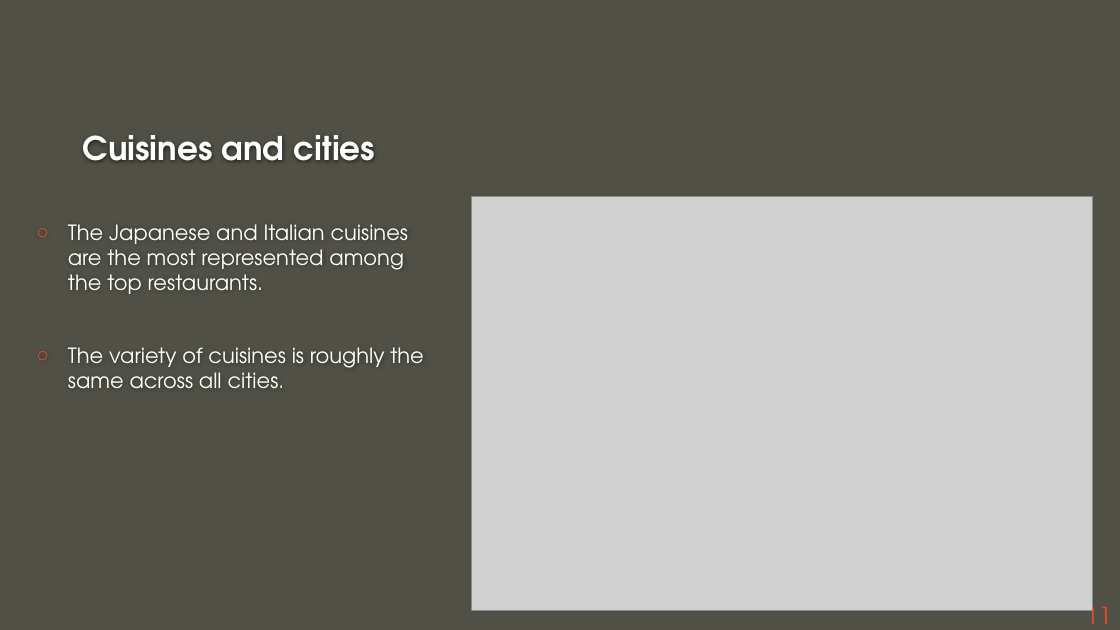
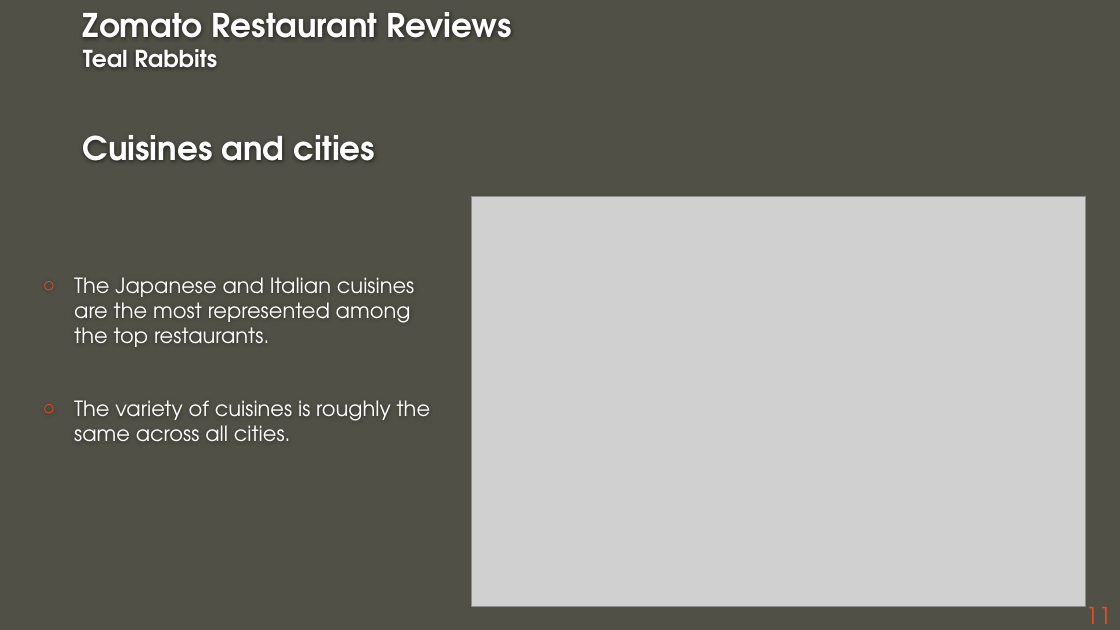
Before and after one commit to ashdrayton/Zomato-Restaurants-Reviews, a slide deck: slide 11 of Final notebooks/Zomato_Presentation_EW_20200712.pptx. Drawn at 1120x630 pixels with LibreOffice and Linux fonts; fonts in the diff are those of the drawing; grey boxes stand for pictures; background and template pictures are left out. Boxes give left, top, right and bottom in pixels: in the first picture for what was removed or moved away, otherwise in the second. Text is boxed around its words. In the diff, an @@ line names an element or a change of style, - is before the commit and + after.

```diff
--- a/Final notebooks/Zomato_Presentation_EW_20200712.pptx
+++ b/Final notebooks/Zomato_Presentation_EW_20200712.pptx
@@ title at [83,12,512,161]: text changed @@
-Cuisines and cities
+Zomato Restaurant Reviews
+Teal Rabbits
+Cuisines and cities
@@ picture: place and size @@
-picture at [471,197,1092,610]
+picture at [471,197,1086,606]
@@ text "The Japanese and Italian cuisines ...": place and size @@
-text "The Japanese and Italian cuisines ..." at [68,224,424,388]
+text "The Japanese and Italian cuisines ..." at [74,277,431,441]
```
Also in this commit, not shown: 6 other slides changed, 4 slides added, 3 slides removed, 5 other files.
